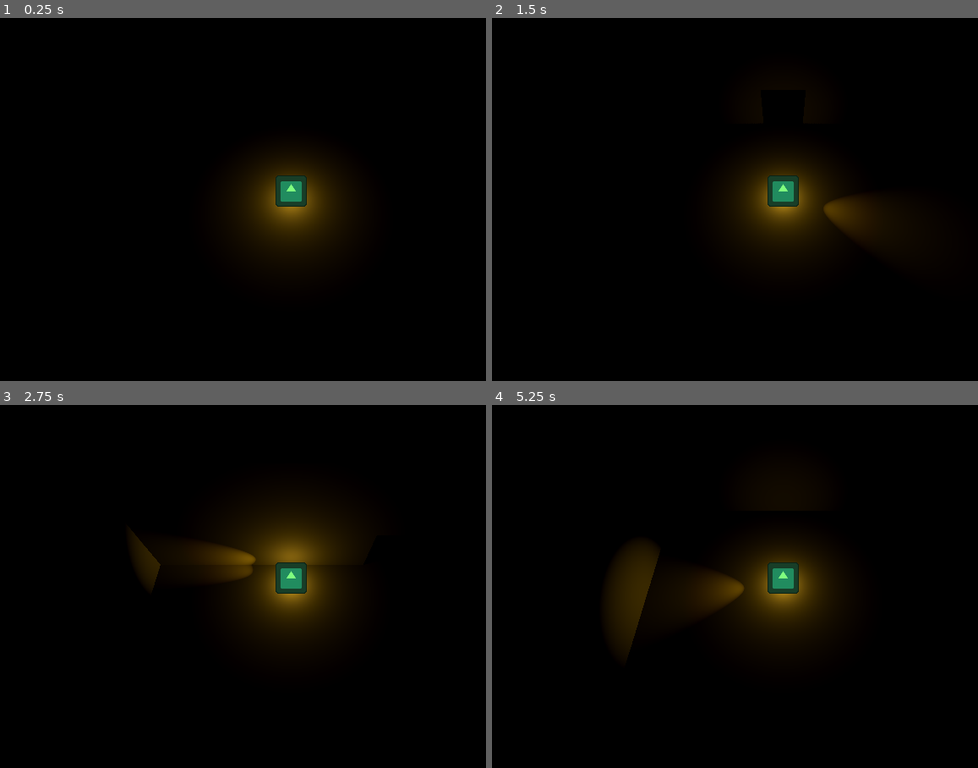
Above: before the commit, frames 1-4 (two rows, left to right).
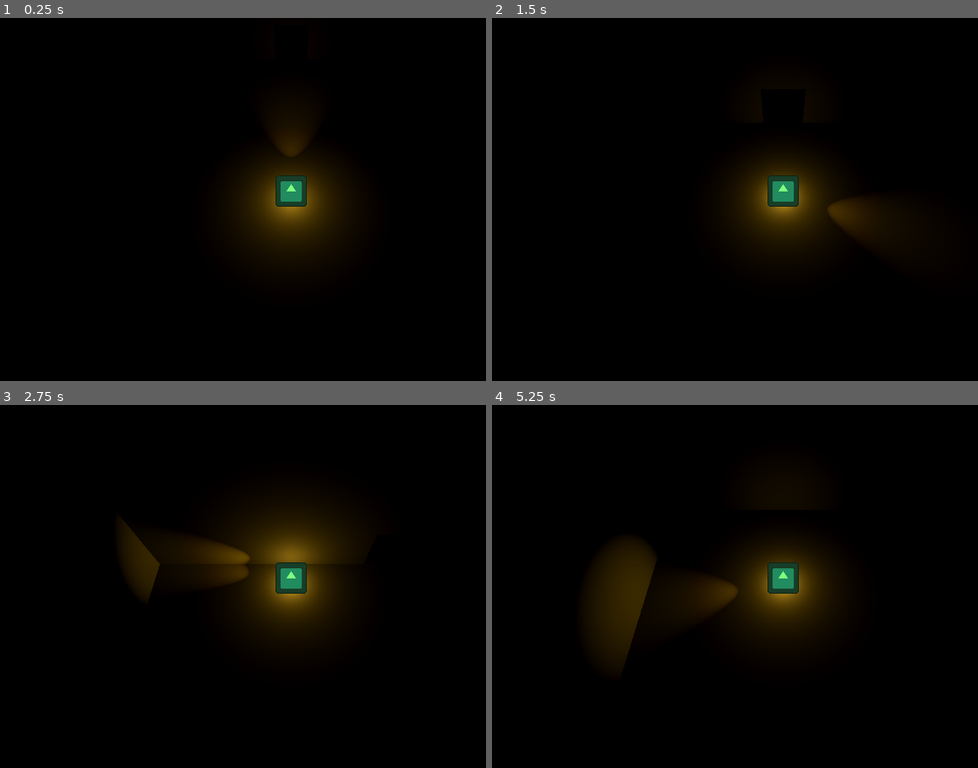
Above: after the commit, the same moments.

Repository: Rusty-Rat-Studios/dead-living-and-dying
Game: Godot game, scene res://game.tscn
Two runs of this game, one before a commit and one after it. Both use one fixed random seed, a clock stepped at 60 frames per second and the inputs below. The engine's default icon, where the game draws it, is replaced by a stand-in: a white triangle on a blue panel in a dark square.
Inputs (mouse positions are in pixels of both pictures, inside the frame that each line leads up to):
- Up to frame 1 (0.25 s): no input
- Up to frame 2 (1.5 s): tap Enter at 0.5 s; move the mouse to (749, 268) at 0.52 s; hold Up (ui_up) from 0.53 s (still down); tap Space at 1.25 s; move the mouse to (outside the picture) at 1.27 s
- Up to frame 3 (2.75 s): move the mouse to (87, 521) at 2.02 s; release Up (ui_up) at 2.03 s; hold Left (ui_left) from 2.03 s (still down)
- Up to frame 4 (5.25 s): move the mouse to (817, 579) at 2.77 s; move the mouse to (681, 484) at 3.52 s; release Left (ui_left) at 3.53 s; hold Down (ui_down) 3.53-4.28 s; move the mouse to (929, 557) at 4.27 s; hold Right (ui_right) 4.28-5.03 s; move the mouse to (647, 597) at 5.02 s; hold Up (ui_up) from 5.03 s (still down)

The runs differ from the first frame. In frame 1, 0.4% of the frame differs, in the area x 57-63%, y 28-38%; in frame 2, less than 0.1%; in frame 3, 0.4%; in frame 4, 0.8%, in the area x 20-52%, y 38-70%.

Commit message:
Make player spotlight use viewport coords for calculating rotation

Diff:
--- a/player/player.gd
+++ b/player/player.gd
@@ -12,16 +12,7 @@
 
 
 func _process(delta: float) -> void:
-	# cast ray of mouse position from camera to floor
-	var mouse_pos: Vector2 = get_viewport().get_mouse_position()
-	var ray_origin: Vector3 = camera.project_ray_origin(mouse_pos)
-	var ray_direction: Vector3 = camera.project_ray_normal(mouse_pos)
-
-	# calculate where ray intersects with floor plane, y = 0
-	var light_target = ray_origin + ray_direction * ((-ray_origin.y) / ray_direction.y)
-
-	# point light at mouse, ensuring parallel with floor
-	$LightOffset.look_at(light_target)
+	point_spotlight()
 
 
 func _physics_process(delta: float) -> void:
@@ -43,3 +34,13 @@
 		velocity.x = move_toward(velocity.x, 0, speed)
 		velocity.z = move_toward(velocity.z, 0, speed)
 	move_and_slide()
+
+
+func point_spotlight() -> void:
+	var mouse_pos_2d: Vector2 = get_viewport().get_mouse_position()
+	var player_pos_2d: Vector2 = camera.unproject_position(position)
+	var light_direction: Vector2 = (mouse_pos_2d - player_pos_2d)
+	var light_target: Vector3 = Vector3(light_direction.x, 1, light_direction.y)
+
+	# point light at mouse, ensuring parallel with floor
+	$LightOffset.look_at(light_target)
--- a/player/player.tscn
+++ b/player/player.tscn
@@ -1,10 +1,10 @@
 [gd_scene load_steps=4 format=3 uid="uid://mt6b5vxmupgn"]
 
 [ext_resource type="Script" path="res://player/player.gd" id="1_ndccg"]
-[ext_resource type="Texture2D" uid="uid://cecm7qkppnbxb" path="res://icon.svg" id="2_goh7u"]
+[ext_resource type="Texture2D" uid="uid://diik2k1f1xam" path="res://icon.svg" id="2_goh7u"]
 
 [sub_resource type="BoxShape3D" id="BoxShape3D_psrej"]
-size = Vector3(1.2832, 1.1123, 0.642578)
+size = Vector3(1.283, 1, 0.643)
 
 [node name="Player" type="CharacterBody3D"]
 script = ExtResource("1_ndccg")
